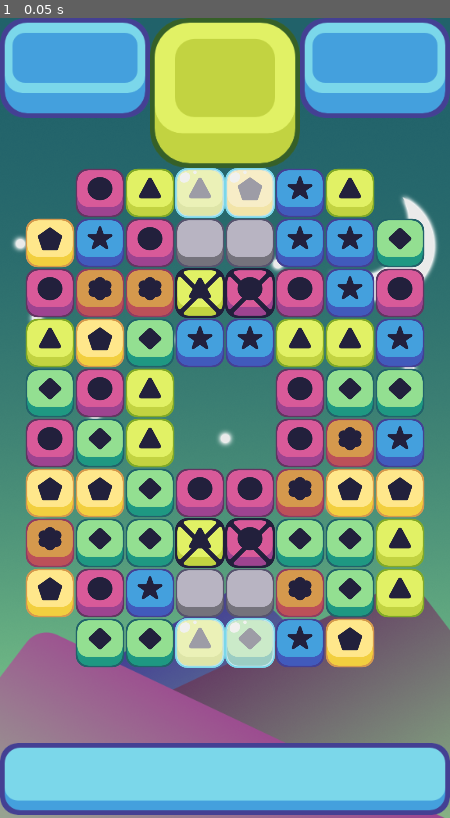
Above: before the commit, frame 1.
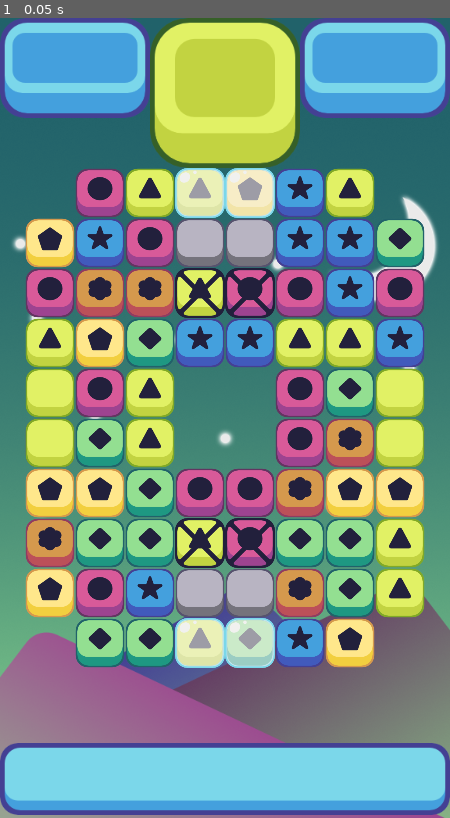
Above: after the commit, the same moment.

Repository: zhongliangxie/YTMatch3
Game: Godot game, scene res://Scenes/game_window.tscn
Two runs of this game, one before a commit and one after it. Both use one fixed random seed, a clock stepped at 60 frames per second and the inputs below.
Inputs:
- Up to frame 1 (0.05 s): no input

The runs differ from the first frame. In frame 1, 2.5% of the frame differs, in the area x 5-95%, y 43-57%.

Commit message:
YT Match 3 P22 - Chocolate Tiles Part 1

Diff:
--- a/Scenes/game_window.tscn
+++ b/Scenes/game_window.tscn
@@ -7,6 +7,7 @@
 [ext_resource path="res://Scripts/ice_holder.gd" type="Script" id=5]
 [ext_resource path="res://Scripts/lock_holder.gd" type="Script" id=6]
 [ext_resource path="res://Scripts/concrete_holder.gd" type="Script" id=7]
+[ext_resource path="res://Scripts/slime_holder.gd" type="Script" id=8]
 
 [node name="game_window" type="Node2D"]
 
@@ -38,6 +39,7 @@
 ice_spaces = PoolVector2Array( 3, 0, 4, 0, 3, 9, 4, 9 )
 lock_spaces = PoolVector2Array( 3, 2, 4, 2, 3, 7, 4, 7 )
 concrete_spaces = PoolVector2Array( 3, 1, 4, 1, 3, 8, 4, 8 )
+slime_spaces = PoolVector2Array( 0, 4, 0, 5, 7, 4, 7, 5 )
 
 [node name="ice_holder" type="Node2D" parent="."]
 script = ExtResource( 5 )
@@ -47,6 +49,9 @@
 
 [node name="concrete_holder" type="Node2D" parent="."]
 script = ExtResource( 7 )
+
+[node name="slime_holder" type="Node2D" parent="."]
+script = ExtResource( 8 )
 
 [node name="destory_timer" type="Timer" parent="."]
 wait_time = 0.5
@@ -63,11 +68,14 @@
 [connection signal="damage_concrete" from="grid" to="concrete_holder" method="_on_grid_damage_concrete"]
 [connection signal="damage_ice" from="grid" to="ice_holder" method="_on_grid_damage_ice"]
 [connection signal="damage_lock" from="grid" to="lock_holder" method="_on_grid_damage_lock"]
+[connection signal="damage_slime" from="grid" to="slime_holder" method="_on_grid_damage_slime"]
 [connection signal="make_concrete" from="grid" to="concrete_holder" method="_on_grid_make_concrete"]
 [connection signal="make_ice" from="grid" to="ice_holder" method="_on_grid_make_ice"]
 [connection signal="make_lock" from="grid" to="lock_holder" method="_on_grid_make_lock"]
+[connection signal="make_slime" from="grid" to="slime_holder" method="_on_grid_make_slime"]
 [connection signal="remove_lock" from="lock_holder" to="grid" method="_on_lock_holder_remove_lock"]
 [connection signal="remove_concrete" from="concrete_holder" to="grid" method="_on_concrete_holder_remove_concrete"]
+[connection signal="remove_slime" from="slime_holder" to="grid" method="_on_slime_holder_remove_slime"]
 [connection signal="timeout" from="destory_timer" to="grid" method="_on_destory_timer_timeout"]
 [connection signal="timeout" from="collapse_timer" to="grid" method="_on_collapse_timer_timeout"]
 [connection signal="timeout" from="refill_timer" to="grid" method="_on_refill_timer_timeout"]
--- /dev/null
+++ b/Scenes/slime.tscn
@@ -0,0 +1,9 @@
+[gd_scene load_steps=3 format=2]
+
+[ext_resource path="res://Scenes/concrete.tscn" type="PackedScene" id=1]
+[ext_resource path="res://art/Obstacles/Slime.png" type="Texture" id=2]
+
+[node name="slime" instance=ExtResource( 1 )]
+
+[node name="Sprite" parent="." index="0"]
+texture = ExtResource( 2 )
--- a/Scripts/grid.gd
+++ b/Scripts/grid.gd
@@ -17,6 +17,7 @@
 export (PoolVector2Array) var ice_spaces
 export (PoolVector2Array) var lock_spaces
 export (PoolVector2Array) var concrete_spaces
+export (PoolVector2Array) var slime_spaces
 
 # Obstacle Signals
 signal make_ice
@@ -25,6 +26,8 @@
 signal damage_lock
 signal make_concrete
 signal damage_concrete
+signal make_slime
+signal damage_slime
 
 # The piece array
 var possible_pieces = [
@@ -59,6 +62,7 @@
 	spawn_ice()
 	spawn_locks()
 	spawn_concrete()
+	spawn_slime()
 
 func restricted_fill(place):
 	# Check the empty pieces
@@ -73,6 +77,8 @@
 	if is_in_array(lock_spaces, place):
 		return true
 	if is_in_array(concrete_spaces, place):
+		return true
+	if is_in_array(slime_spaces, place):
 		return true
 	return false
 
@@ -125,6 +131,10 @@
 func spawn_concrete():
 	for i in concrete_spaces.size():
 		emit_signal("make_concrete", concrete_spaces[i])
+
+func spawn_slime():
+	for i in slime_spaces.size():
+		emit_signal("make_slime", slime_spaces[i])
 
 func match_at(i, j, color):
 	if i > 1:
@@ -266,10 +276,24 @@
 	if row > 0:
 		emit_signal("damage_concrete", Vector2(column, row - 1))
 
+func check_slime(column, row):
+	# Check Right
+	if column < width - 1:
+		emit_signal("damage_slime", Vector2(column + 1, row))
+	# Check Left
+	if column > 0:
+		emit_signal("damage_slime", Vector2(column - 1, row))
+	# Check up
+	if row < height - 1:
+		emit_signal("damage_slime", Vector2(column, row + 1))
+	if row > 0:
+		emit_signal("damage_slime", Vector2(column, row - 1))
+
 func damage_special(column, row):
 	emit_signal("damage_ice", Vector2(column, row))
 	emit_signal("damage_lock", Vector2(column, row))
 	check_concrete(column, row)
+	check_slime(column, row)
 
 func collapse_columns():
 	for i in width:
@@ -325,7 +349,16 @@
 	refill_columns()
 
 func _on_lock_holder_remove_lock(place):
-	remove_from_array(lock_spaces, place)
+	for i in range(lock_spaces.size() - 1, -1, -1):
+		if lock_spaces[i] == place:
+			lock_spaces.remove(i)
 
 func _on_concrete_holder_remove_concrete(place):
-	remove_from_array(concrete_spaces, place)
+	for i in range(concrete_spaces.size() - 1, -1, -1):
+		if concrete_spaces[i] == place:
+			concrete_spaces.remove(i)
+
+func _on_slime_holder_remove_slime(place):
+	for i in range(slime_spaces.size() - 1, -1, -1):
+		if slime_spaces[i] == place:
+			slime_spaces.remove(i)
--- /dev/null
+++ b/Scripts/slime_holder.gd
@@ -0,0 +1,37 @@
+extends Node2D
+
+signal remove_slime
+
+# board values
+var slime_pieces = []
+var width = 8
+var height = 10
+var slime = preload("res://Scenes/slime.tscn")
+
+# Called when the node enters the scene tree for the first time.
+func _ready():
+	pass
+
+func make_2d_array():
+	var array = [];
+	for i in width:
+		array.append([]);
+		for j in height:
+			array[i].append(null)
+	return array;
+
+func _on_grid_make_slime(board_position):
+	if slime_pieces.size() == 0:
+		slime_pieces = make_2d_array()
+	var current = slime.instance()
+	add_child(current)
+	current.position = Vector2(board_position.x * 64 + 64, -board_position.y * 64 + 800)
+	slime_pieces[board_position.x][board_position.y] = current
+
+func _on_grid_damage_slime(board_position):
+	if slime_pieces[board_position.x][board_position.y] != null:
+		slime_pieces[board_position.x][board_position.y].take_damage(1)
+		if slime_pieces[board_position.x][board_position.y].health <= 0:
+			slime_pieces[board_position.x][board_position.y].queue_free()
+			slime_pieces[board_position.x][board_position.y] = null
+			emit_signal("remove_slime", board_position)
Not shown: 1 places in Scenes/game_window.tscn that only renumber resources
